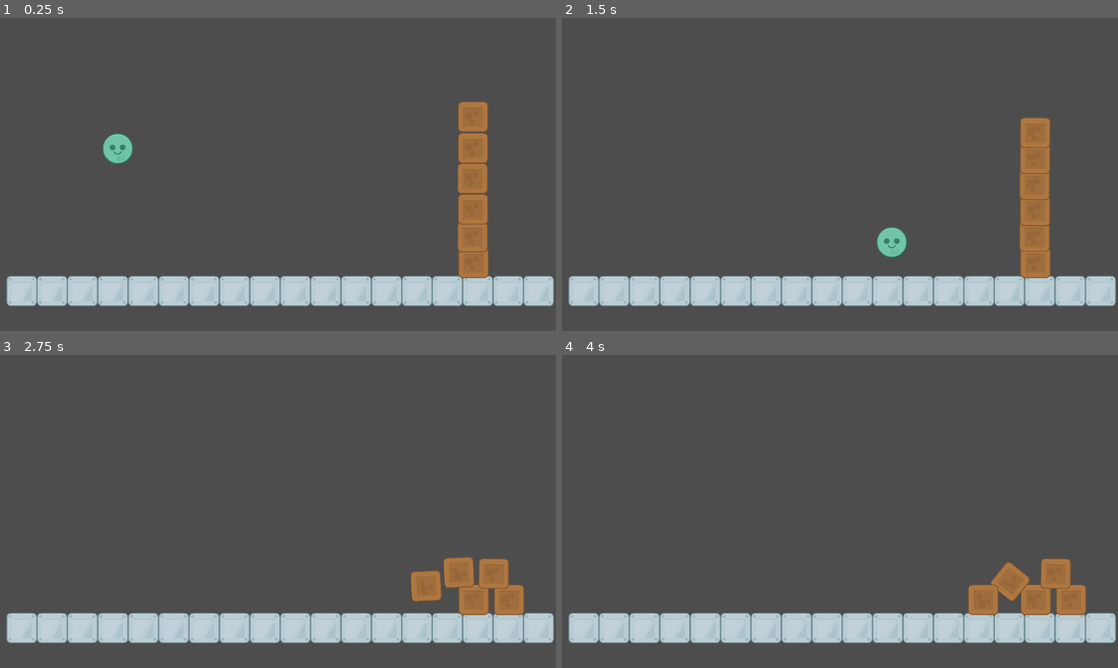
Above: before the commit, frames 1-4 (two rows, left to right).
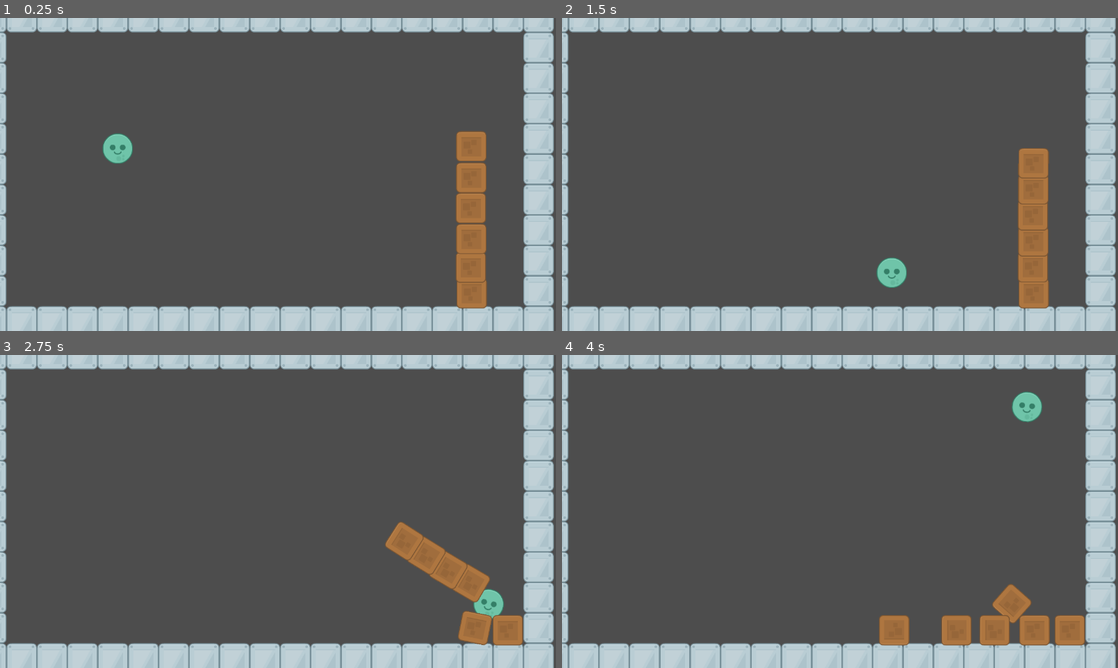
Above: after the commit, the same moments.

Repository: bsu-cs315/P1-Weaver
Game: Godot game, scene res://src/Level.tscn
The game is run twice, just before and just after one commit, with the same random seed, the same clock (stepped at 60 frames per second) and the same inputs.
Inputs (mouse positions are in pixels of both pictures, inside the frame that each line leads up to):
- Up to frame 1 (0.25 s): no input
- Up to frame 2 (1.5 s): move the mouse to (962, 158) at 0.52 s; press the mouse at (962, 158) at 0.53 s; tap Enter at 1.25 s; move the mouse to (728, 190) at 1.27 s; release the mouse at (728, 190) at 1.28 s; click (728, 190) at 1.35 s
- Up to frame 3 (2.75 s): move the mouse to (333, 442) at 2.02 s; press the mouse at (333, 442) at 2.03 s
- Up to frame 4 (4 s): move the mouse to (812, 574) at 2.77 s; release the mouse at (812, 574) at 2.78 s; click (812, 574) at 2.85 s; move the mouse to (1006, 558) at 3.52 s; press the mouse at (1006, 558) at 3.53 s

The runs differ from the first frame. In frame 1, 27% of the frame differs, in the area x 0-100%, y 0-100%; in frame 2, 28%; in frame 3, 29%; in frame 4, 29%.

Commit message:
Fix level layout

Diff:
--- a/project/src/Circle.gd
+++ b/project/src/Circle.gd
@@ -12,12 +12,12 @@
 		dragging = false
 		var drag_end = get_global_mouse_position()
 		var launch_dir = drag_start - drag_end
-		if launch_dir.angle() < -(PI/2) or launch_dir.angle() > PI/2:
-			apply_central_impulse(Vector2(0,1) * 5 * launch_dir)
-		elif launch_dir.angle() < PI/2 && launch_dir.angle() > 0:
-			apply_central_impulse(Vector2(1,0) * 5 * launch_dir)
-		else:
-			apply_central_impulse(launch_dir * 5)
+#		if launch_dir.angle() < -(PI/2) or launch_dir.angle() > PI/2:
+#			apply_central_impulse(Vector2(0,1) * 5 * launch_dir)
+#		elif launch_dir.angle() < PI/2 && launch_dir.angle() > 0:
+#			apply_central_impulse(Vector2(1,0) * 5 * launch_dir)
+#		else:
+		apply_central_impulse(launch_dir * 5)
 
 
 func _on_body_entered(body):
--- a/project/src/Level.tscn
+++ b/project/src/Level.tscn
@@ -28,25 +28,25 @@
 position = Vector2(645, 593)
 tile_set = SubResource("TileSet_v6amt")
 format = 2
-layer_0/tile_data = PackedInt32Array(65527, 0, 0, 65528, 0, 0, 65529, 0, 0, 65530, 0, 0, 65531, 0, 0, 65532, 0, 0, 65533, 0, 0, 65534, 0, 0, 65535, 0, 0, 0, 0, 0, 1, 0, 0, 2, 0, 0, 3, 0, 0, 4, 0, 0, 5, 0, 0, 6, 0, 0, 7, 0, 0, 8, 0, 0)
+layer_0/tile_data = PackedInt32Array(8, 0, 0, 65526, 0, 0, -10, 0, 0, -65546, 0, 0, -131082, 0, 0, -196618, 0, 0, -262154, 0, 0, -327690, 0, 0, -393226, 0, 0, -458762, 0, 0, -524298, 0, 0, -524297, 0, 0, -524296, 0, 0, -524295, 0, 0, -524294, 0, 0, -65528, 0, 0, -131064, 0, 0, -196600, 0, 0, -262136, 0, 0, -327672, 0, 0, -393208, 0, 0, -458744, 0, 0, -524280, 0, 0, -589816, 0, 0, -589817, 0, 0, -589818, 0, 0, -589819, 0, 0, -589820, 0, 0, -589821, 0, 0, -589822, 0, 0, -589823, 0, 0, -589824, 0, 0, -524289, 0, 0, -524290, 0, 0, -524291, 0, 0, -524292, 0, 0, -524293, 0, 0, 65544, 0, 0, 65543, 0, 0, 65542, 0, 0, 65541, 0, 0, 65540, 0, 0, 65539, 0, 0, 65538, 0, 0, 65537, 0, 0, 65536, 0, 0, 131071, 0, 0, 131070, 0, 0, 131069, 0, 0, 131068, 0, 0, 131067, 0, 0, 131066, 0, 0, 131065, 0, 0, 131064, 0, 0, 131063, 0, 0, 131062, 0, 0)
 
 [node name="Boxes" type="Node2D" parent="."]
 position = Vector2(16, 11)
 
 [node name="Box" parent="Boxes" instance=ExtResource("4_vqm2j")]
-position = Vector2(1074, 545)
+position = Vector2(1070, 613)
 
 [node name="Box2" parent="Boxes" instance=ExtResource("4_vqm2j")]
-position = Vector2(1072, 472)
+position = Vector2(1068, 540)
 
 [node name="Box3" parent="Boxes" instance=ExtResource("4_vqm2j")]
-position = Vector2(1073, 401)
+position = Vector2(1069, 469)
 
 [node name="Box4" parent="Boxes" instance=ExtResource("4_vqm2j")]
-position = Vector2(1072, 330)
+position = Vector2(1068, 398)
 
 [node name="Box5" parent="Boxes" instance=ExtResource("4_vqm2j")]
-position = Vector2(1073, 260)
+position = Vector2(1069, 328)
 
 [node name="Box6" parent="Boxes" instance=ExtResource("4_vqm2j")]
-position = Vector2(1073, 188)
+position = Vector2(1069, 256)
Not shown, added: project/Assets/Sounds/crate_hit.wav.import
Not shown, added: project/Assets/Sounds/player_fire.wav.import
Not shown, added: project/Assets/Sounds/crate_hit.wav
Not shown, added: project/Assets/Sounds/player_fire.wav
